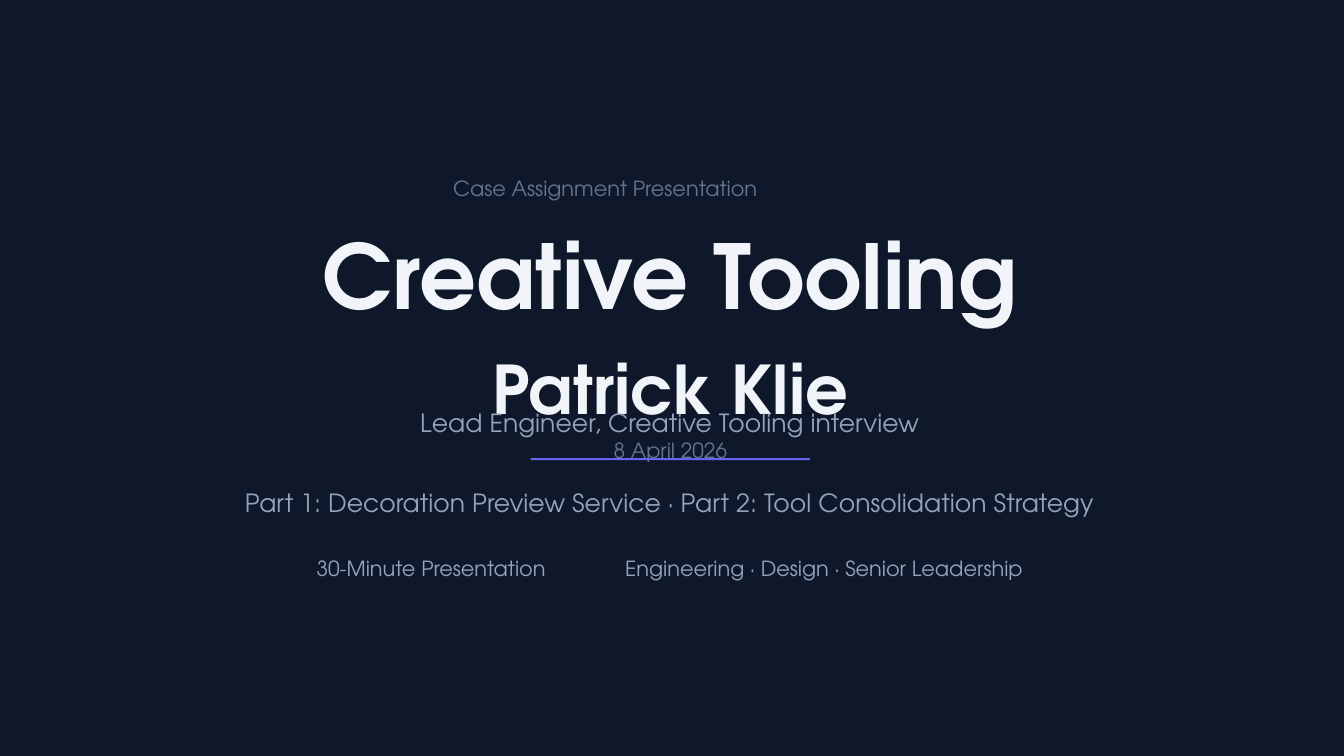
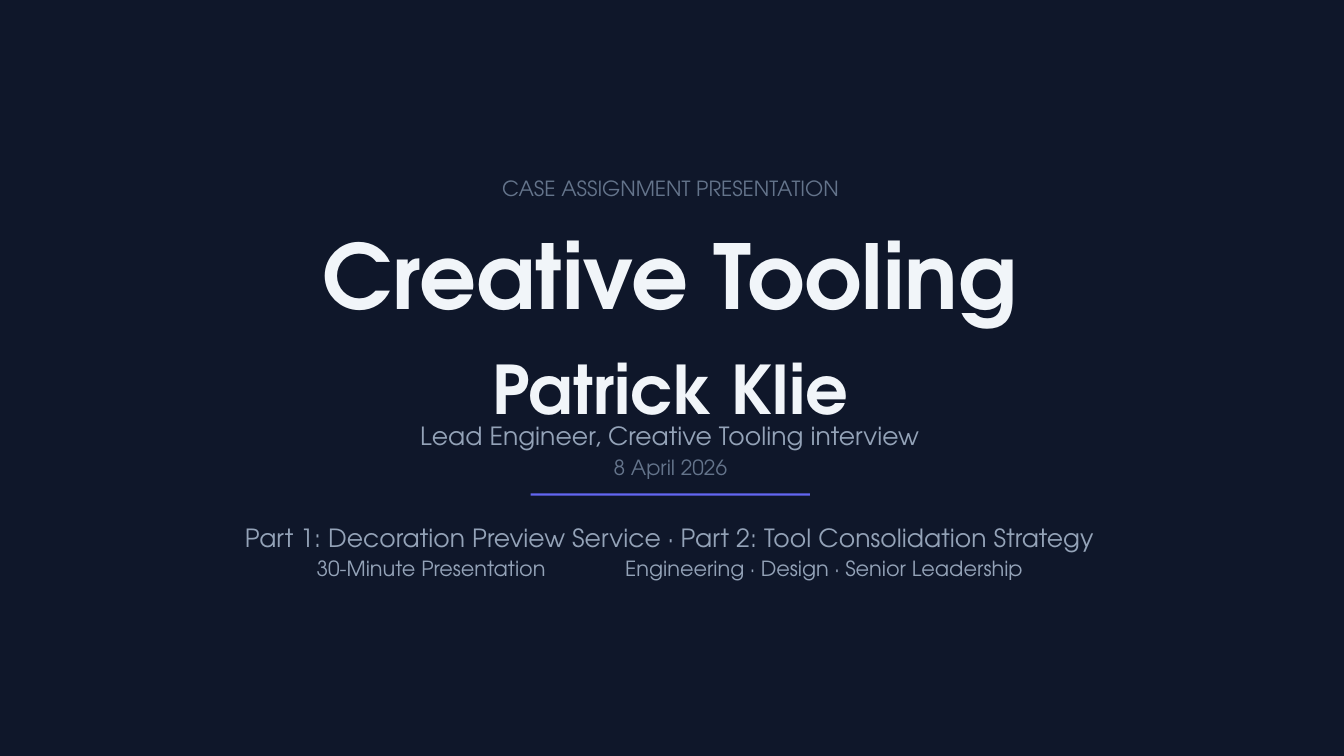
Before and after one commit to patman77/decoration-preview-service, a slide deck: slide 1 of docs/presentation/decoration-preview-service_4b541b44.pptx. Drawn at 1344x756 pixels with LibreOffice and Linux fonts; fonts in the diff are those of the drawing; background and template pictures are left out. Boxes give left, top, right and bottom in pixels: in the first picture for what was removed or moved away, otherwise in the second. Text is boxed around its words. In the diff, an @@ line names an element or a change of style, - is before the commit and + after.

Commit message:
Adjust title slide spacing and alignment

```diff
--- a/docs/presentation/decoration-preview-service_4b541b44.pptx
+++ b/docs/presentation/decoration-preview-service_4b541b44.pptx
@@ text at [502,180,839,196]: text changed @@
-Case Assignment Presentation
+CASE ASSIGNMENT PRESENTATION
@@ text "Lead Engineer, Creative Tooling interview" rewrapped from [420,406,920,444] to [420,426,920,451] @@
@@ text "8 April 2026": place and size @@
-text "8 April 2026" at [614,442,727,462]
+text "8 April 2026" at [614,459,727,479]
@@ rectangle: place and size @@
-rectangle at [530,459,810,461]
+rectangle at [530,494,810,496]
@@ text "Part 1: Decoration Preview Service ...": place and size @@
-text "Part 1: Decoration Preview Service ..." at [245,493,1094,518]
+text "Part 1: Decoration Preview Service ..." at [245,528,1094,553]
```
